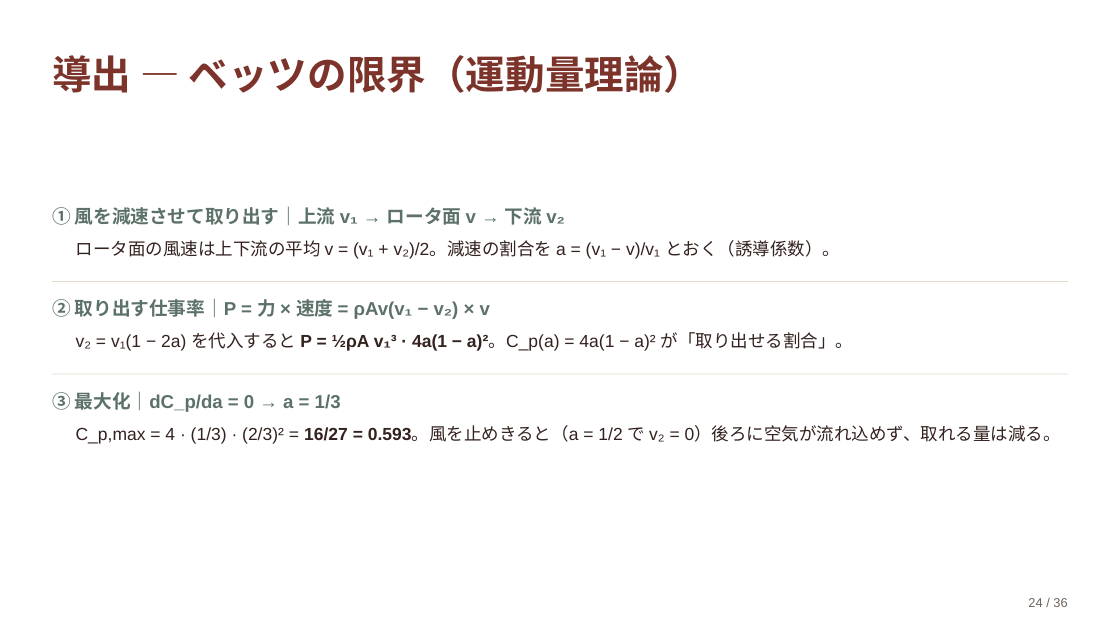
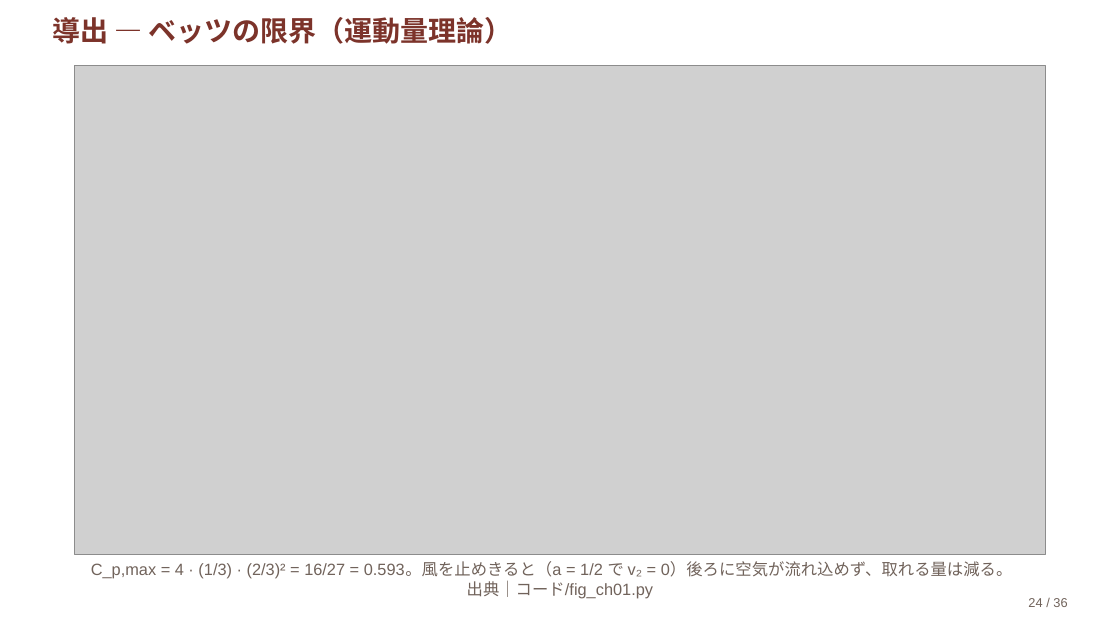
Before and after one commit to lutelute/ryukyu-power-system-2026, a slide deck: slide 24 of スライド/ch01.pptx. Drawn at 1120x630 pixels with LibreOffice and Linux fonts; fonts in the diff are those of the drawing; grey boxes stand for pictures. Boxes give left, top, right and bottom in pixels: in the first picture for what was removed or moved away, otherwise in the second. Text is boxed around its words. In the diff, an @@ line names an element or a change of style, - is before the commit and + after.

```diff
--- a/スライド/ch01.pptx
+++ b/スライド/ch01.pptx
@@ text "導出 — ベッツの限界（運動量理論）": place and size @@
-text "導出 — ベッツの限界（運動量理論）" at box(52, 55, 704, 93)
+text "導出 — ベッツの限界（運動量理論）" at box(52, 17, 513, 44)
@@ text "導出 — ベッツの限界（運動量理論）" at box(52, 17, 513, 44): size 33.9 to 24 pt; line spacing 1.06 to 1; vertical alignment middle to top @@
@@ picture added at box(75, 66, 1045, 555) @@
@@ text removed at box(52, 206, 565, 225) @@
-① 風を減速させて取り出す｜上流 v₁ → ロータ面 v → 下流 v₂
@@ text removed at box(76, 240, 840, 259) @@
-ロータ面の風速は上下流の平均 v = (v₁ + v₂)/2。減速の割合を a = (v₁ − v)/v₁ とおく（誘導係数）。
@@ rectangle removed at box(52, 281, 1068, 282) @@
@@ text removed at box(52, 298, 490, 319) @@
-② 取り出す仕事率｜P = 力 × 速度 = ρAv(v₁ − v₂) × v
@@ text removed at box(76, 332, 853, 351) @@
-v₂ = v₁(1 − 2a) を代入すると P = ½ρA v₁³ · 4a(1 − a)²。C_p(a) = 4a(1 − a)² が「取り出せる割合」。
@@ rectangle removed at box(52, 374, 1068, 375) @@
@@ text removed at box(52, 391, 341, 412) @@
-③ 最大化｜dC_p/da = 0 → a = 1/3
@@ text at box(91, 562, 1013, 599): text changed; size 15 to 14 pt; text colour #33221E to #71635B @@
-C_p,max = 4 · (1/3) · (2/3)² = 16/27 = 0.593。風を止めきると（a = 1/2 で v₂ = 0）後ろに空気が流れ込めず、取れる量は減る。
+C_p,max = 4 · (1/3) · (2/3)² = 16/27 = 0.593。風を止めきると（a = 1/2 で v₂ = 0）後ろに空気が流れ込めず、取れる量は減る。 出典｜コード/fig_ch01.py
```
Also in this commit, not shown: 2 other slides changed, 50 other files.
